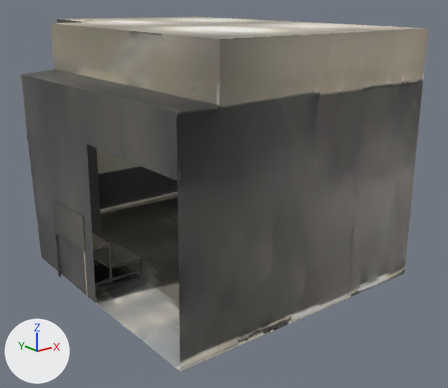
The FBX model Assets/M Block/G MAIN/G Main right/main-rightLP.fbx, before and after one commit.
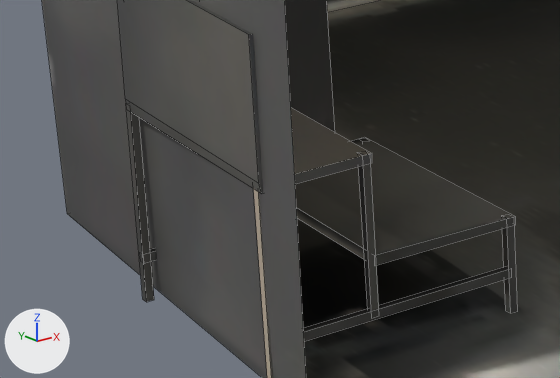
Each version appears first whole from a 50 mm lens placed at (-6.69, -9.21, 4.98), pointed at (0.53, -0.2, 1.38), and next in a close-up on the part from 6% to 34% of the width and 54% to 76% of the height. Lighting does not change. The marker at lower left points along +X, +Y and +Z. The last two pictures show the newer version. The close-ups show mesh edges as thin lines. Where no turn or scale is listed for an object, it has been applied to the vertices.

In view in the first close-up: 'main-rightLP'.
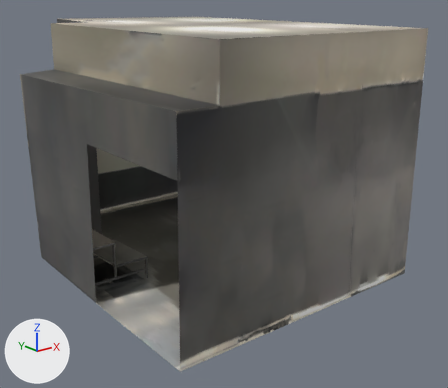
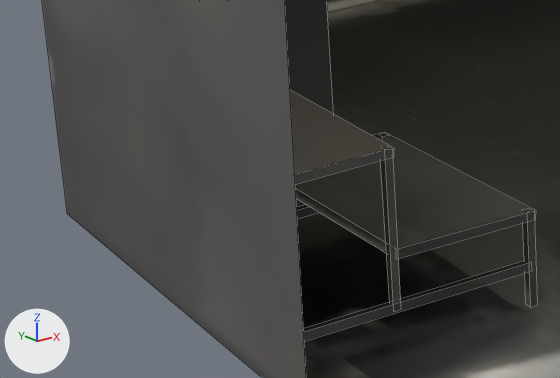
Pixel boxes (x1, y1, x2, y2) of what changed, in the close-ups (560 x 378 px; the box of a moved part takes in the faces that stretch with it):
part 1 of me_cube_001, moved or reshaped
    before: (295, 137, 516, 265)
    after: (295, 132, 536, 259)
part 2 of me_cube_001, moved or reshaped
    before: (118, 0, 372, 193)
    after: (290, 90, 394, 184)
part 3 of me_cube_001, moved or reshaped
    before: (357, 152, 379, 311)
    after: (380, 147, 401, 304)
part 4 of me_cube_001, moved or reshaped (not visible afterwards)
    before: (253, 188, 273, 378)
part 5 of me_cube_001, moved or reshaped (not visible afterwards)
    before: (126, 103, 154, 302)
part 6 of me_cube_001, moved or reshaped
    before: (502, 225, 518, 313)
    after: (523, 219, 538, 307)
part 7 of me_cube_001, moved or reshaped
    before: (303, 266, 509, 341)
    after: (303, 260, 529, 341)
part 8 of me_cube_001, moved or reshaped
    before: (150, 249, 156, 261)
    after: (297, 204, 319, 219)

Diff of the bpy script that builds the scene:
```diff
--- a/Assets/M Block/G MAIN/G Main right/main-rightLP.fbx.py
+++ b/Assets/M Block/G MAIN/G Main right/main-rightLP.fbx.py
@@ me_cube_001 @@
 # used by ob_main_rightlp; location = (2.288, -1.237, 1.64)
-me_cube_001.from_pydata(...)  # 248 vertices, 159 faces; spans x -4.75..0.64, y -1.7..4.99, z -1.61..2.96
+me_cube_001.from_pydata(...)  # 248 vertices, 159 faces; spans x -4.73..0.64, y -1.7..4.99, z -1.61..2.96
+# me_cube_001 part 1: the loose piece of 8 vertices spanning x -4.26..-3.59, y 1.12..2.3, z -1.19..-1.14 is moved by (0.1, 0.0, 0.0)
+# me_cube_001 part 2: the loose piece of 14 vertices spanning x -4.75..-4.23, y 1.08..2.27, z -0.74..-0.09 is moved by (0.1, 0.0, 0.0)
+# me_cube_001 part 3: the loose piece of 8 vertices spanning x -4.27..-4.23, y 1.12..1.17, z -1.41..-0.7 is moved by (0.1, 0.0, 0.0)
+# me_cube_001 part 4: the loose piece of 8 vertices spanning x -4.72..-4.68, y 1.12..1.16, z -1.59..-0.71 is moved by (0.1, 0.0, 0.0)
+# me_cube_001 part 5: the loose piece of 8 vertices spanning x -4.75..-4.71, y 2.21..2.26, z -1.59..-0.71 is moved by (0.1, 0.0, 0.0)
+# me_cube_001 part 6: the loose piece of 8 vertices spanning x -3.63..-3.59, y 1.13..1.17, z -1.57..-1.14 is moved by (0.1, 0.0, 0.0)
+# me_cube_001 part 7: the loose piece of 8 vertices spanning x -4.69..-3.61, y 1.12..1.16, z -1.41..-1.37 is moved by (0.1, 0.0, 0.0)
+# me_cube_001 part 8: the loose piece of 8 vertices spanning x -4.74..-3.66, y 2.22..2.3, z -1.42..-1.37 is moved by (0.1, 0.0, 0.0)
+# other edits to the shape of me_cube_001 do not show in these pictures
 me_cube_001.materials.append(mat_main_rightlp_material_002)
```
